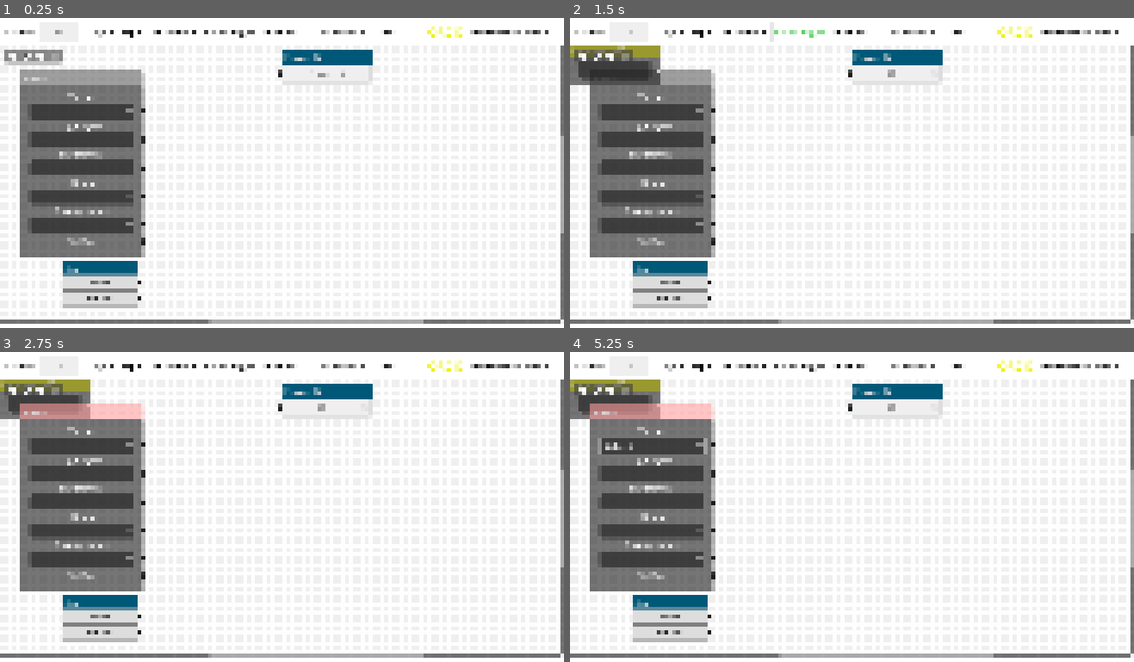
Above: before the commit, frames 1-4 (two rows, left to right).
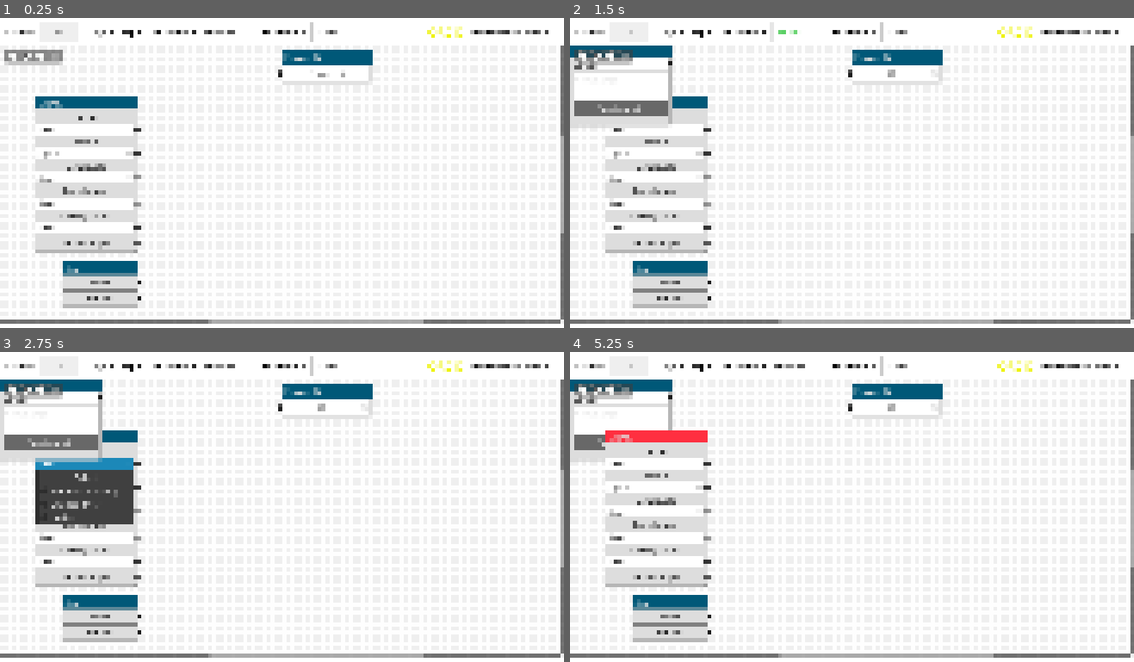
Above: after the commit, the same moments.

Repository: sciple/metadata-app
Game: Godot game, scene res://main.tscn
The game is run twice, just before and just after one commit, with the same random seed, the same clock (stepped at 60 frames per second) and the same inputs.
Inputs (mouse positions are in pixels of both pictures, inside the frame that each line leads up to):
- Up to frame 1 (0.25 s): no input
- Up to frame 2 (1.5 s): click (626, 30) at 0.52 s; type "12" at 0.6 s; click (897, 73) at 0.75 s; type "12" at 0.83 s; click (801, 30) at 1.25 s, where only the run before the commit has a clickable "Parent cage +"
- Up to frame 3 (2.75 s): click (84, 463) at 2 s, where only the run after the commit has a clickable "Select"
- Up to frame 4 (5.25 s): click (648, 445) at 2.77 s; click (654, 488) at 3.5 s, where only the run after the commit has a clickable "Select"; click (648, 445) at 4.25 s, where only the run before the commit has a clickable "DNF breeding"; click (648, 472) at 5.02 s

The runs differ from the first frame. In frame 1, 14% of the frame differs, in the area x 3-70%, y 1-78%; in frame 2, 15%; in frame 3, 14%; in frame 4, 15%, in the area x 0-70%, y 1-78%.

Commit message:
new MNMS, deleted parents cage

Diff:
--- a/main.gd
+++ b/main.gd
@@ -34,9 +34,6 @@
 
 func _on_experiment_button_pressed():
 	Global.create_node("experiment",Global.experiment_node, Global.experiment_index)
-
-func _on_parent_button_pressed():
-	Global.create_node("parent",Global.parent_node, Global.parent_index)
 
 func _on_health_button_pressed():
 	Global.create_node("health_plus",Global.health_node, Global.health_index)
--- a/main.tscn
+++ b/main.tscn
@@ -86,10 +86,6 @@
 [node name="treatment_button" parent="toolbar" instance=ExtResource("2_iovf6")]
 layout_mode = 2
 text = "Treatment +"
-
-[node name="parent_button" parent="toolbar" instance=ExtResource("2_iovf6")]
-layout_mode = 2
-text = "Parent cage +"
 
 [node name="health_button" parent="toolbar" instance=ExtResource("2_iovf6")]
 layout_mode = 2
@@ -140,15 +136,6 @@
 mouse_filter = 1
 position_offset = Vector2(573, 15)
 
-[node name="mnms" parent="GraphEdit" instance=ExtResource("3_wcure")]
-layout_mode = 0
-offset_left = 42.0
-offset_top = 53.0
-offset_right = 292.0
-offset_bottom = 433.0
-mouse_filter = 1
-position_offset = Vector2(42, 53)
-
 [node name="sex_plus" parent="GraphEdit" instance=ExtResource("5_ijwid")]
 layout_mode = 0
 offset_left = 126.0
@@ -158,6 +145,15 @@
 mouse_filter = 1
 position_offset = Vector2(126, 446)
 
+[node name="MNMS" parent="GraphEdit" instance=ExtResource("3_wcure")]
+layout_mode = 1
+offset_left = 70.0
+offset_top = 108.0
+offset_right = 280.0
+offset_bottom = 423.0
+mouse_filter = 1
+position_offset = Vector2(70, 108)
+
 [node name="orcid_container" type="HBoxContainer" parent="."]
 layout_mode = 1
 anchors_preset = 1
@@ -225,7 +221,6 @@
 [connection signal="pressed" from="toolbar/cage_button" to="." method="_on_cage_button_pressed"]
 [connection signal="pressed" from="toolbar/experiment_button" to="." method="_on_experiment_button_pressed"]
 [connection signal="pressed" from="toolbar/treatment_button" to="." method="_on_treatment_button_pressed"]
-[connection signal="pressed" from="toolbar/parent_button" to="." method="_on_parent_button_pressed"]
 [connection signal="pressed" from="toolbar/health_button" to="." method="_on_health_button_pressed"]
 [connection signal="pressed" from="toolbar/comment_button" to="." method="_on_comment_button_pressed"]
 [connection signal="pressed" from="toolbar/operator_button" to="." method="_on_operator_button_pressed"]
--- a/node_element/one_line_field.tscn
+++ b/node_element/one_line_field.tscn
@@ -1,7 +1,7 @@
 [gd_scene load_steps=2 format=3 uid="uid://ca56vxmr4iw6d"]
 
 [sub_resource type="StyleBoxFlat" id="StyleBoxFlat_d26xn"]
-bg_color = Color(0.937255, 0.937255, 0.937255, 1)
+bg_color = Color(1, 1, 1, 1)
 
 [node name="one_line_field" type="LineEdit"]
 offset_right = 67.0625
--- a/static/mnms.tscn
+++ b/static/mnms.tscn
@@ -1,9 +1,11 @@
-[gd_scene format=3 uid="uid://dd51kugvn0abf"]
-
-[node name="mnms" type="GraphNode"]
-custom_minimum_size = Vector2(250, 0)
-offset_right = 246.0
-offset_bottom = 100.0
+[gd_scene load_steps=3 format=3 uid="uid://dd51kugvn0abf"]
+
+[ext_resource type="PackedScene" uid="uid://bnr0tg0ideh1y" path="res://node_element/node_element.tscn" id="1_vah2h"]
+[ext_resource type="PackedScene" uid="uid://b0qq2mo0de8cu" path="res://node_element/option_button.tscn" id="2_quu13"]
+
+[node name="MNMS" instance=ExtResource("1_vah2h")]
+offset_right = 210.0
+offset_bottom = 315.0
 title = "MNMS"
 slot/0/left_enabled = false
 slot/0/left_type = 0
@@ -83,7 +85,7 @@
 slot/8/left_icon = null
 slot/8/right_enabled = false
 slot/8/right_type = 0
-slot/8/right_color = Color(0.133333, 0.133333, 0.133333, 1)
+slot/8/right_color = Color(1, 1, 1, 1)
 slot/8/right_icon = null
 slot/8/draw_stylebox = true
 slot/9/left_enabled = false
@@ -99,84 +101,102 @@
 slot/10/left_type = 0
 slot/10/left_color = Color(1, 1, 1, 1)
 slot/10/left_icon = null
-slot/10/right_enabled = true
+slot/10/right_enabled = false
 slot/10/right_type = 0
-slot/10/right_color = Color(0.133333, 0.133333, 0.133333, 1)
+slot/10/right_color = Color(1, 1, 1, 1)
 slot/10/right_icon = null
 slot/10/draw_stylebox = true
-
-[node name="vendor_label" type="Label" parent="."]
-layout_mode = 2
+slot/11/left_enabled = false
+slot/11/left_type = 0
+slot/11/left_color = Color(1, 1, 1, 1)
+slot/11/left_icon = null
+slot/11/right_enabled = true
+slot/11/right_type = 0
+slot/11/right_color = Color(0.133333, 0.133333, 0.133333, 1)
+slot/11/right_icon = null
+slot/11/draw_stylebox = true
+
+[node name="vendor2" type="Label" parent="." index="1"]
+layout_mode = 2
+theme_override_colors/font_color = Color(0.133333, 0.133333, 0.133333, 1)
 text = "Vendor"
 horizontal_alignment = 1
 
-[node name="vendor" type="OptionButton" parent="."]
+[node name="vendor_option" parent="." index="2" instance=ExtResource("2_quu13")]
+layout_mode = 2
+item_count = 4
+popup/item_1/text = "in-house breeding"
+popup/item_1/id = 1
+popup/item_2/text = "Charles River"
+popup/item_2/id = 2
+popup/item_3/text = "Harlan"
+popup/item_3/id = 3
+
+[node name="Strain" type="Label" parent="." index="3"]
+layout_mode = 2
+theme_override_colors/font_color = Color(0.133333, 0.133333, 0.133333, 1)
+text = "Strain"
+horizontal_alignment = 1
+
+[node name="strain_option" parent="." index="4" instance=ExtResource("2_quu13")]
+layout_mode = 2
+item_count = 4
+popup/item_1/text = "C57BL/6J"
+popup/item_1/id = 1
+popup/item_2/text = "C57BL/6J"
+popup/item_2/id = 2
+popup/item_3/text = "DBA/2"
+popup/item_3/id = 3
+
+[node name="Light cycle" type="Label" parent="." index="5"]
+layout_mode = 2
+theme_override_colors/font_color = Color(0.133333, 0.133333, 0.133333, 1)
+text = "Light cycle"
+horizontal_alignment = 1
+
+[node name="light_cycle_option" parent="." index="6" instance=ExtResource("2_quu13")]
+layout_mode = 2
+item_count = 4
+popup/item_1/text = "07:00-19:00 Light"
+popup/item_1/id = 1
+popup/item_2/text = "09:00-21:00 Light"
+popup/item_2/id = 2
+popup/item_3/text = "07:00-19:00 Dark"
+popup/item_3/id = 3
+
+[node name="enrichment" type="Label" parent="." index="7"]
+layout_mode = 2
+theme_override_colors/font_color = Color(0.133333, 0.133333, 0.133333, 1)
+text = "Enrichment"
+horizontal_alignment = 1
+
+[node name="enrichment_option" parent="." index="8" instance=ExtResource("2_quu13")]
 layout_mode = 2
 item_count = 3
-popup/item_0/text = "Janvier"
-popup/item_0/id = 0
-popup/item_1/text = "Jackson"
-popup/item_1/id = 1
-popup/item_2/text = "DNF breeding"
-popup/item_2/id = 2
-
-[node name="light_label" type="Label" parent="."]
-layout_mode = 2
-text = "Light cycle
-"
-horizontal_alignment = 1
-
-[node name="light" type="OptionButton" parent="."]
-layout_mode = 2
-item_count = 2
-popup/item_0/text = "12:12 | Regular"
-popup/item_0/id = 0
-popup/item_1/text = "12:12 | Inverted"
-popup/item_1/id = 1
-
-[node name="enrichment_label" type="Label" parent="."]
-layout_mode = 2
-text = "Enrichment
-"
-horizontal_alignment = 1
-
-[node name="enrichment" type="OptionButton" parent="."]
-layout_mode = 2
-item_count = 2
-popup/item_0/text = "True"
-popup/item_0/id = 0
-popup/item_1/text = "False"
-popup/item_1/id = 1
-
-[node name="strain_label" type="Label" parent="."]
-layout_mode = 2
-text = "Strain"
-horizontal_alignment = 1
-
-[node name="strain" type="OptionButton" parent="."]
-layout_mode = 2
-item_count = 2
-popup/item_0/text = "BL6"
-popup/item_0/id = 0
-popup/item_1/text = "DBA"
-popup/item_1/id = 1
-
-[node name="Label" type="Label" parent="."]
-layout_mode = 2
+popup/item_1/text = "True"
+popup/item_1/id = 1
+popup/item_2/text = "False"
+popup/item_2/id = 2
+
+[node name="diet" type="Label" parent="." index="9"]
+layout_mode = 2
+theme_override_colors/font_color = Color(0.133333, 0.133333, 0.133333, 1)
 text = "Dietary status"
 horizontal_alignment = 1
 
-[node name="dietary_status" type="OptionButton" parent="."]
-layout_mode = 2
-item_count = 2
-popup/item_0/text = "Fed"
-popup/item_0/id = 0
-popup/item_1/text = "Fasted"
-popup/item_1/id = 1
-
-[node name="global" type="Label" parent="."]
-custom_minimum_size = Vector2(0, 35)
-layout_mode = 2
-text = "GLOBAL"
-horizontal_alignment = 1
-vertical_alignment = 1
+[node name="diet_option" parent="." index="10" instance=ExtResource("2_quu13")]
+layout_mode = 2
+item_count = 3
+popup/item_1/text = "Fed"
+popup/item_1/id = 1
+popup/item_2/text = "Fasted"
+popup/item_2/id = 2
+
+[node name="HSeparator" type="HSeparator" parent="." index="11"]
+layout_mode = 2
+
+[node name="vendor" type="Label" parent="." index="12"]
+layout_mode = 2
+theme_override_colors/font_color = Color(0.133333, 0.133333, 0.133333, 1)
+text = "Global Apply"
+horizontal_alignment = 1
